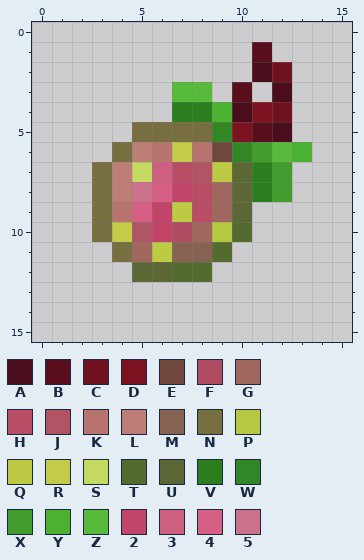
A pixel-art sprite gets an edit: oresources/cyclicmagic/textures/items/horse_upgrade_jump.png. That is the earlier state.
The file is 16x16 pixels. Colours within 5 levels of each other are drawn and written as one.
Palette (. is transparent): A #4a0d1c  B #580e1d  C #6f111f  D #7d1321  E #72473b  F #af4c61  G #9f675e  H #b84d65  J #b15463  K #b7736e  L #bc7e77  M #866252  N #776e42  P #b6c842  Q #bdca44  R #c3cc48  S #c4da61  T #536b2f  U #5b6836  V #2a7e1e  W #318625  X #419b2d  Y #4ab131  Z #57ba3b  2 #c24468  3 #cc607e  4 #d75f86  5 #cc728a
And afterwards:
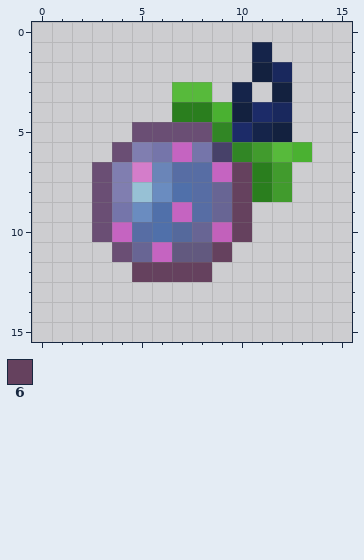
Colours new in this view: 6 #65415e
From old to new:
colour 2: #c24468 -> #5070aa
colour 3: #cc607e -> #6a85b8
colour 4: #d75f86 -> #6a8cc0
colour 5: #cc728a -> #97c1d5
colour A: #4a0d1c -> #13213f
colour B: #580e1d -> #15244a
colour C: #6f111f -> #19285d
colour D: #7d1321 -> #1c2b68
colour E: #72473b -> #474169
colour F: #af4c61 -> #55699c
colour G: #9f675e -> #686594
colour H: #b84d65 -> #576da4
colour K: #b7736e -> #7575aa
colour L: #bc7e77 -> #807eb0
colour M: #866252 -> #62597f
colour N: #776e42 -> #6a4e74
colour P: #b6c842 -> #c261bb
colour Q: #bdca44 -> #c564c1
colour S: #c4da61 -> #d47dca
Changed rows in their new state; - is a pixel that keeps its letter.
first column x 4:
 6 ---Q---
 7 ----H-6
 8 ------6
 9 ------6
10 QH----6
11 -----6-
12 -6666--
